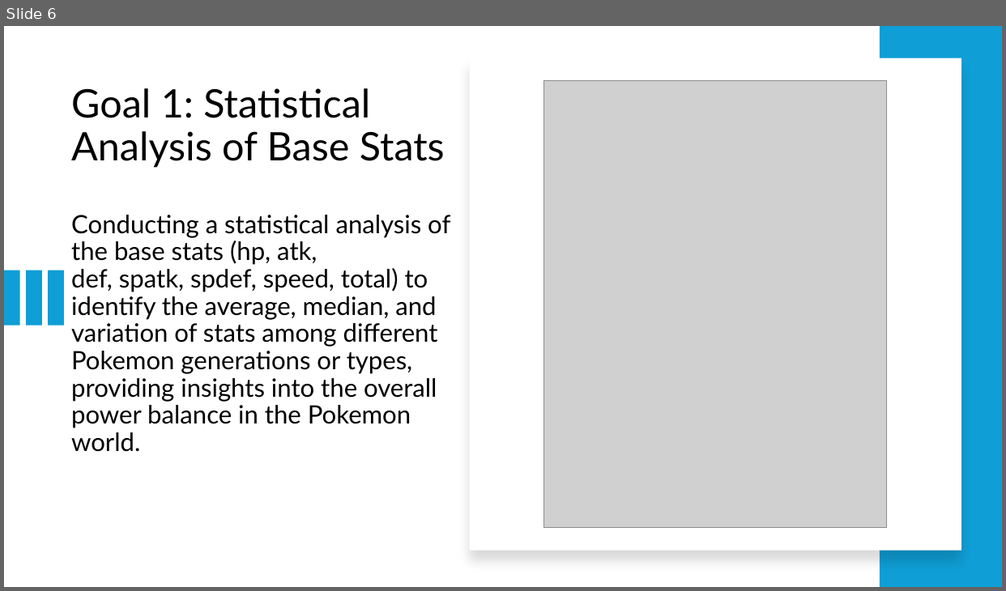
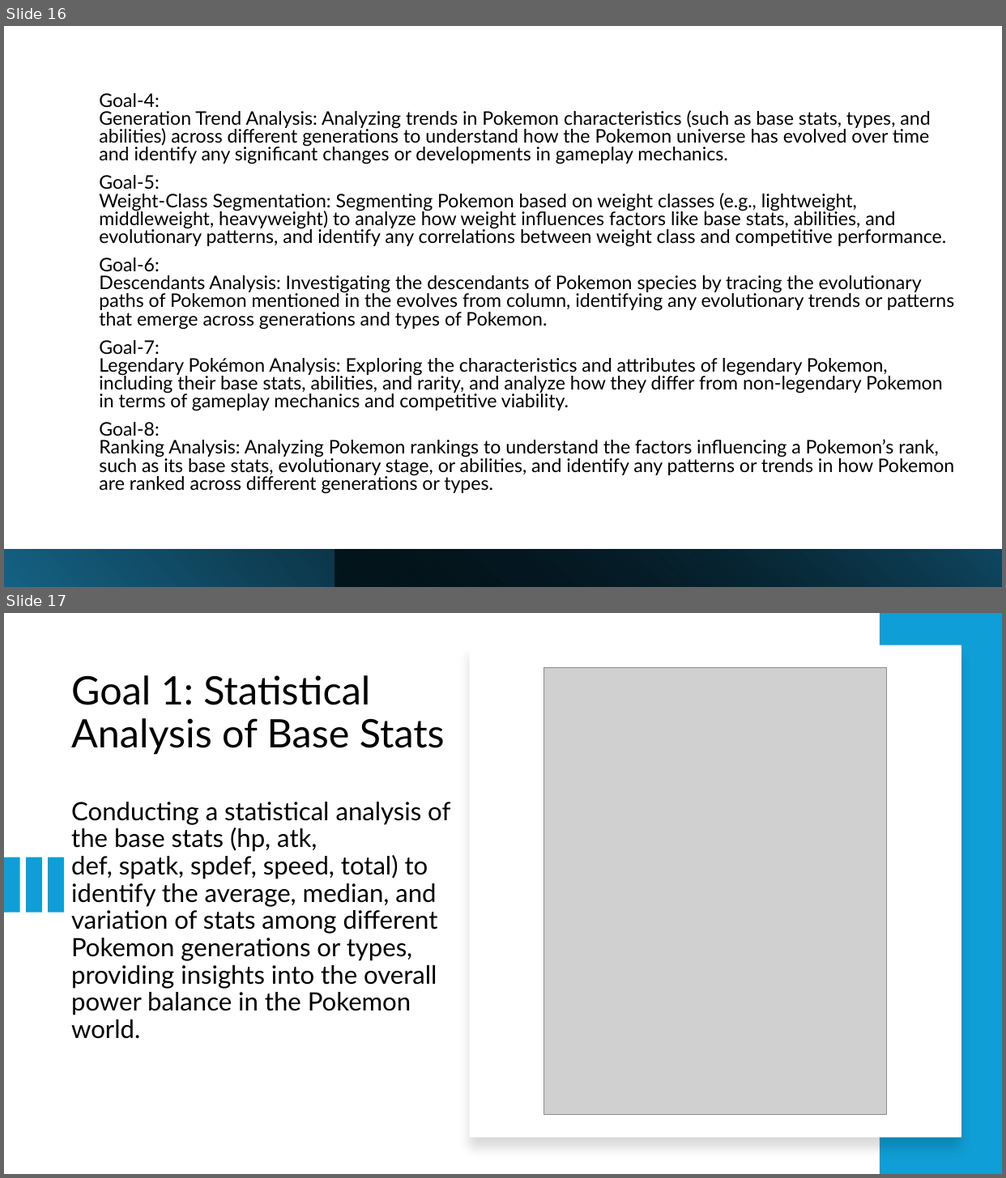
Before and after one commit to ManasaAkula/DataWizards_BigdataProject, a slide deck: Data Wizards.pptx. Shown one above the other, each under a label of ours: slide 6 before the commit, slides 16 and 17 after it. The pictures are 1006x591 and 1006x1178 pixels, drawn with LibreOffice and Linux fonts; fonts in the diff are those of the drawing; grey boxes stand for pictures. Boxes give left, top, right and bottom in pixels: in the first picture for what was removed or moved away, otherwise in the second. Text is boxed around its words. In the diff, an @@ line names an element or a change of style, - is before the commit and + after.

```diff
--- a/Data Wizards.pptx
+++ b/Data Wizards.pptx
@@ slide 16 added at <box>4,26,1002,587</box>, background #FFFFFF @@
@@ text added at <box>99,93,955,494</box>, 18 pt, text #000000 @@
+Goal-4:
+Generation Trend Analysis: Analyzing trends in Pokemon characteristics (such as base stats, types, and abilities) across different generations to understand how the Pokemon universe has evolved over time and identify any significant changes or developments in gameplay mechanics.
+Goal-5:
+Weight-Class Segmentation: Segmenting Pokemon based on weight classes (e.g., lightweight, middleweight, heavyweight) to analyze how weight influences factors like base stats, abilities, and evolutionary patterns, and identify any correlations between weight class and competitive performance.
+Goal-6:
+Descendants Analysis: Investigating the descendants of Pokemon species by tracing the evolutionary paths of Pokemon mentioned in the evolves from column, identifying any evolutionary trends or patterns that emerge across generations and types of Pokemon.
+Goal-7:
+Legendary Pokémon Analysis: Exploring the characteristics and attributes of legendary Pokemon, including their base stats, abilities, and rarity, and analyze how they differ from non-legendary Pokemon in terms of gameplay mechanics and competitive viability.
+Goal-8:
+Ranking Analysis: Analyzing Pokemon rankings to understand the factors influencing a Pokemon’s rank, such as its base stats, evolutionary stage, or abilities, and identify any patterns or trends in how Pokemon are ranked across different generations or types.
@@ rectangle added at <box>4,550,1002,587</box>, fill gradient #156082 to #000000 @@
@@ rectangle added at <box>335,550,1002,587</box>, fill gradient #000000 to #104862 @@
@@ what was slide 6 is now slide 17 @@
```
Also in this commit, not shown: 1 slide changed, 10 other slides added.
